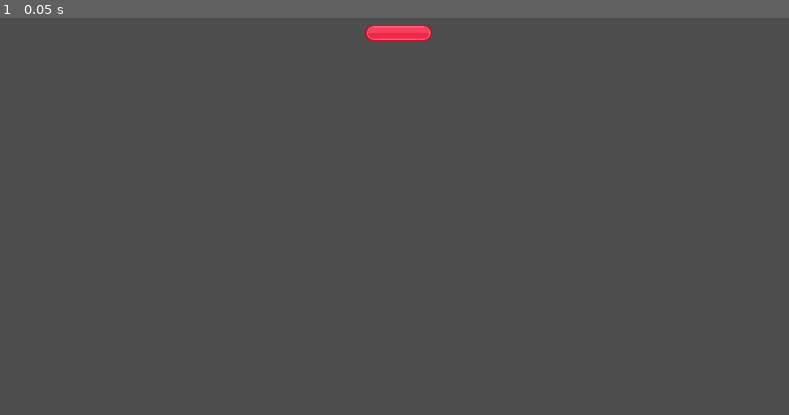
Above: before the commit, frame 1.
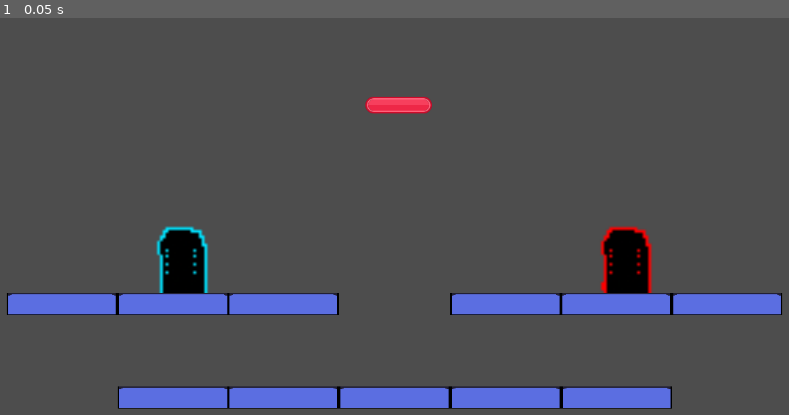
Above: after the commit, the same moment.

Repository: MissionToPsyche-Platinum/platinum_24q_web_game-csu
Game: Godot game, scene res://Game_Level.tscn
Same seed, same stepped clock (60 frames per second), same inputs: the game is played once before the commit and once after it. This scene is started directly instead of the project's main scene.
Inputs:
- Up to frame 1 (0.05 s): no input

The runs differ from the first frame. In frame 1, 11% of the frame differs, in the area x 0-100%, y 1-99%.

Commit message:
Added player objects to stage

Diff:
--- /dev/null
+++ b/24q-web-game/Game State/Stations/Controls/station1.tscn
@@ -0,0 +1,42 @@
+[gd_scene load_steps=7 format=3 uid="uid://qky2vtg0rsmt"]
+
+[ext_resource type="Script" uid="uid://bv033trfyh41t" path="res://Game State/Stations/Engine/station2.gd" id="1_kqq4a"]
+[ext_resource type="Texture2D" uid="uid://dth30w4ik4smd" path="res://Assets/station2.png" id="2_kqq4a"]
+[ext_resource type="PackedScene" uid="uid://cyfvaf0q10yp7" path="res://Game State/Stations/Engine/interactable.tscn" id="3_pq5o4"]
+
+[sub_resource type="SpriteFrames" id="SpriteFrames_2jd5w"]
+animations = [{
+"frames": [{
+"duration": 1.0,
+"texture": ExtResource("2_kqq4a")
+}],
+"loop": true,
+"name": &"default",
+"speed": 5.0
+}]
+
+[sub_resource type="CapsuleShape2D" id="CapsuleShape2D_s7v1y"]
+radius = 21.077282
+height = 64.63699
+
+[sub_resource type="CapsuleShape2D" id="CapsuleShape2D_5bqd6"]
+radius = 42.0
+height = 132.0
+
+[node name="station1" type="StaticBody2D"]
+script = ExtResource("1_kqq4a")
+
+[node name="AnimatedSprite2D" type="AnimatedSprite2D" parent="."]
+scale = Vector2(4, 3.963)
+sprite_frames = SubResource("SpriteFrames_2jd5w")
+
+[node name="CollisionShape2D" type="CollisionShape2D" parent="."]
+scale = Vector2(2.135, 2.135)
+shape = SubResource("CapsuleShape2D_s7v1y")
+
+[node name="Interactable" parent="." instance=ExtResource("3_pq5o4")]
+position = Vector2(3, 2)
+interact_name = "Work on station"
+
+[node name="CollisionShape2D" type="CollisionShape2D" parent="Interactable"]
+shape = SubResource("CapsuleShape2D_5bqd6")
--- a/24q-web-game/Game State/EngineStation/interactable.tscn
+++ b/24q-web-game/Game State/Stations/Engine/interactable.tscn
@@ -1,6 +1,6 @@
 [gd_scene load_steps=2 format=3 uid="uid://cyfvaf0q10yp7"]
 
-[ext_resource type="Script" uid="uid://crd8i6fpmmite" path="res://Game State/EngineStation/interactable.gd" id="1_2bv37"]
+[ext_resource type="Script" uid="uid://crd8i6fpmmite" path="res://Game State/Stations/Engine/interactable.gd" id="1_2bv37"]
 
 [node name="Interactable" type="Area2D"]
 collision_mask = 0
--- a/24q-web-game/Game State/EngineStation/interacting_component.tscn
+++ b/24q-web-game/Game State/Stations/Engine/interacting_component.tscn
@@ -1,6 +1,6 @@
 [gd_scene load_steps=4 format=3 uid="uid://jfu2u84syok8"]
 
-[ext_resource type="Script" uid="uid://bk2pdr6uqqxgm" path="res://Game State/EngineStation/interacting_component.gd" id="1_3sjo4"]
+[ext_resource type="Script" uid="uid://bk2pdr6uqqxgm" path="res://Game State/Stations/Engine/interacting_component.gd" id="1_3sjo4"]
 
 [sub_resource type="CapsuleShape2D" id="CapsuleShape2D_7gxts"]
 
--- a/24q-web-game/Game State/EngineStation/station2.tscn
+++ b/24q-web-game/Game State/Stations/Engine/station2.tscn
@@ -1,14 +1,14 @@
 [gd_scene load_steps=7 format=3 uid="uid://bcnowstwgupnn"]
 
-[ext_resource type="Script" uid="uid://bv033trfyh41t" path="res://Game State/EngineStation/station2.gd" id="1_ve4gr"]
-[ext_resource type="Texture2D" uid="uid://dth30w4ik4smd" path="res://Assets/station2.png" id="2_aorfp"]
-[ext_resource type="PackedScene" uid="uid://cyfvaf0q10yp7" path="res://Game State/EngineStation/interactable.tscn" id="3_av8mw"]
+[ext_resource type="Script" uid="uid://bv033trfyh41t" path="res://Game State/Stations/Engine/station2.gd" id="1_ve4gr"]
+[ext_resource type="Texture2D" uid="uid://bma21qmybmael" path="res://Assets/station1.png" id="2_k7b0o"]
+[ext_resource type="PackedScene" uid="uid://cyfvaf0q10yp7" path="res://Game State/Stations/Engine/interactable.tscn" id="3_av8mw"]
 
 [sub_resource type="SpriteFrames" id="SpriteFrames_2jd5w"]
 animations = [{
 "frames": [{
 "duration": 1.0,
-"texture": ExtResource("2_aorfp")
+"texture": ExtResource("2_k7b0o")
 }],
 "loop": true,
 "name": &"default",
@@ -16,24 +16,27 @@
 }]
 
 [sub_resource type="CapsuleShape2D" id="CapsuleShape2D_s7v1y"]
-radius = 11.0
-height = 34.0
+radius = 21.077282
+height = 64.63699
 
 [sub_resource type="CapsuleShape2D" id="CapsuleShape2D_5bqd6"]
+radius = 42.0
+height = 132.0
 
 [node name="station2" type="StaticBody2D"]
 script = ExtResource("1_ve4gr")
 
 [node name="AnimatedSprite2D" type="AnimatedSprite2D" parent="."]
+scale = Vector2(4, 3.963)
 sprite_frames = SubResource("SpriteFrames_2jd5w")
 
 [node name="CollisionShape2D" type="CollisionShape2D" parent="."]
-position = Vector2(1, 3)
+scale = Vector2(2.135, 2.135)
 shape = SubResource("CapsuleShape2D_s7v1y")
 
 [node name="Interactable" parent="." instance=ExtResource("3_av8mw")]
+position = Vector2(3, 2)
 interact_name = "Work on station"
 
 [node name="CollisionShape2D" type="CollisionShape2D" parent="Interactable"]
-position = Vector2(1, 3)
 shape = SubResource("CapsuleShape2D_5bqd6")
--- a/24q-web-game/Stages/Prototype/prototype_stage.tscn
+++ b/24q-web-game/Stages/Prototype/prototype_stage.tscn
@@ -1,9 +1,10 @@
-[gd_scene load_steps=2 format=3 uid="uid://desdxf2kr6vwf"]
+[gd_scene load_steps=4 format=3 uid="uid://desdxf2kr6vwf"]
 
 [ext_resource type="PackedScene" uid="uid://sieh2fvg3wln" path="res://Stages/Prototype/proto_platform.tscn" id="1_jdh3h"]
+[ext_resource type="PackedScene" uid="uid://bcnowstwgupnn" path="res://Game State/Stations/Engine/station2.tscn" id="2_pj2ln"]
+[ext_resource type="PackedScene" uid="uid://qky2vtg0rsmt" path="res://Game State/Stations/Controls/station1.tscn" id="3_wxmbk"]
 
 [node name="Prototype Stage" type="Node2D"]
-position = Vector2(570, 609)
 
 [node name="Proto_Platform" parent="." instance=ExtResource("1_jdh3h")]
 scale = Vector2(5, 1)
@@ -47,3 +48,12 @@
 [node name="Proto_Platform10" parent="." instance=ExtResource("1_jdh3h")]
 position = Vector2(479, -135)
 scale = Vector2(5, 1)
+
+[node name="station2" parent="." instance=ExtResource("2_pj2ln")]
+position = Vector2(330, -214)
+
+[node name="station1" parent="." instance=ExtResource("3_wxmbk")]
+position = Vector2(-310, -214)
+
+[node name="Camera2D" type="Camera2D" parent="."]
+position = Vector2(0, -254)
Renamed: 24q-web-game/Game State/EngineStation/interactable.gd -> 24q-web-game/Game State/Stations/Engine/interactable.gd
Renamed: 24q-web-game/Game State/EngineStation/interactable.gd.uid -> 24q-web-game/Game State/Stations/Engine/interactable.gd.uid
Renamed: 24q-web-game/Game State/EngineStation/interacting_component.gd -> 24q-web-game/Game State/Stations/Engine/interacting_component.gd
Renamed: 24q-web-game/Game State/EngineStation/interacting_component.gd.uid -> 24q-web-game/Game State/Stations/Engine/interacting_component.gd.uid
Renamed: 24q-web-game/Game State/EngineStation/station2.gd -> 24q-web-game/Game State/Stations/Engine/station2.gd
Renamed: 24q-web-game/Game State/EngineStation/station2.gd.uid -> 24q-web-game/Game State/Stations/Engine/station2.gd.uid
